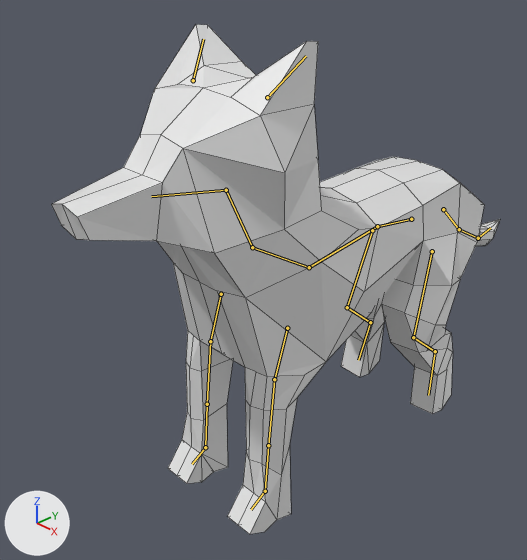
One commit to the Blender file art/model/wolf_model_0.1.blend: the scene before it, then after it.
Both versions are drawn from a 50 mm camera at (8.75, -10.37, 6.01) aimed at (-0.87, -1.16, -0.6). The lights are fixed; the arrows at lower left show +X, +Y and +Z. The bones that bend it are drawn over the model as lines. Mesh edges are drawn as thin lines.

Objects in the first picture: 'wolfmesh'.
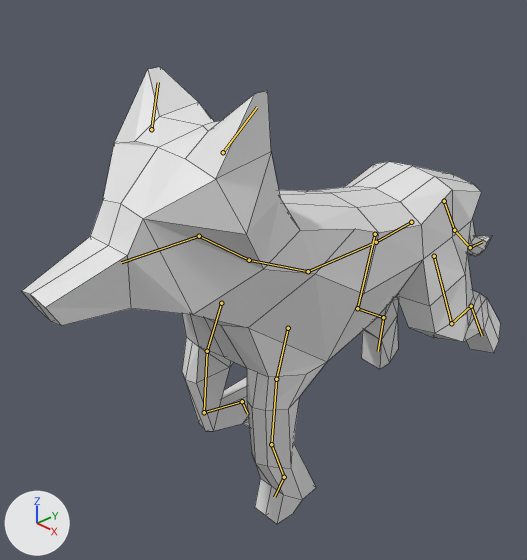
The newer file adds an action. The first version stands in its rest pose; the second is drawn at frame 16 of the action 'run_wip'.

What differs and where, as boxes [x1, y1, x2, y2] in the pictures (527 x 560 px):
'wolfmesh', posed (7% wider, 10% shorter)
    before: [52, 24, 500, 534]
    after: [22, 67, 501, 524]
bone 'spine1.origin', root to tip
    before: (411, 219) to (377, 226)
    after: (411, 222) to (376, 242)
bone 'spine2', root to tip
    before: (377, 226) to (309, 267)
    after: (376, 242) to (308, 271)
bone 'spine3', root to tip
    before: (309, 267) to (252, 247)
    after: (308, 271) to (249, 260)
bone 'neck', root to tip
    before: (252, 247) to (226, 190)
    after: (249, 260) to (199, 236)
bone 'head', root to tip
    before: (226, 190) to (151, 196)
    after: (199, 236) to (121, 262)
bone 'frontleg1.l', root to tip
    before: (287, 328) to (274, 379)
    after: (288, 328) to (276, 379)
bone 'frontleg3.l', root to tip
    before: (268, 445) to (265, 491)
    after: (271, 444) to (284, 477)
bone 'frontleg1.r', root to tip
    before: (221, 294) to (210, 341)
    after: (221, 303) to (207, 351)
bone 'frontleg2.r', root to tip
    before: (210, 341) to (207, 404)
    after: (207, 351) to (204, 412)
bone 'frontleg3.r', root to tip
    before: (207, 404) to (205, 447)
    after: (204, 412) to (242, 401)
bone 'hindleg1.l', root to tip
    before: (432, 251) to (413, 337)
    after: (434, 256) to (451, 323)
bone 'hindleg2.l', root to tip
    before: (413, 337) to (435, 351)
    after: (451, 323) to (471, 306)
bone 'tail1', root to tip
    before: (443, 209) to (459, 229)
    after: (444, 201) to (454, 230)
bone 'hindleg1.r', root to tip
    before: (372, 230) to (347, 307)
    after: (375, 234) to (357, 308)
bone 'hindleg2.r', root to tip
    before: (347, 307) to (370, 322)
    after: (357, 308) to (383, 317)
bone 'hindpaw.r', root to tip
    before: (370, 322) to (358, 360)
    after: (383, 317) to (378, 351)

The change, as a list of edits to the scene's bpy script:
```text
Change bone_spine1_origin:
    where bone_spine1_origin = bpy.data.objects['Armature'].pose.bones['spine1.origin']  # child of 'origin'
    bone_spine1_origin.location: (0.0, 0.0, 0.0) -> (0.0, -0.01, 0.07)
    bone_spine1_origin.rotation_quaternion: (1.0, 0.0, 0.0, 0.0) -> (0.994, 0.113, 0.0, 0.0)  # degrees (0, 0, 0) -> degrees (13, 0, 0)
Change bone_spine2:
    where bone_spine2 = bpy.data.objects['Armature'].pose.bones['spine2']  # child of 'spine1.origin'
    bone_spine2.rotation_quaternion: (1.0, 0.0, 0.0, 0.0) -> (0.984, -0.177, 0.0, 0.0)  # degrees (0, 0, 0) -> degrees (-20, 0, 0)
Change bone_spine3:
    where bone_spine3 = bpy.data.objects['Armature'].pose.bones['spine3']  # child of 'spine2'
    bone_spine3.rotation_quaternion: (1.0, 0.0, 0.0, 0.0) -> (0.994, 0.107, 0.0, 0.0)  # degrees (0, 0, 0) -> degrees (12, 0, 0)
Change bone_neck:
    where bone_neck = bpy.data.objects['Armature'].pose.bones['neck']  # child of 'spine3'
    bone_neck.rotation_quaternion: (1.0, 0.0, 0.0, 0.0) -> (0.978, 0.206, 0.0, 0.0)  # degrees (0, 0, 0) -> degrees (24, 0, 0)
Change bone_head:
    where bone_head = bpy.data.objects['Armature'].pose.bones['head']  # child of 'neck'
    bone_head.rotation_quaternion: (1.0, 0.0, 0.0, 0.0) -> (0.986, -0.166, 0.0, 0.0)  # degrees (0, 0, 0) -> degrees (-19, 0, 0)
Change bone_frontleg1_l:
    where bone_frontleg1_l = bpy.data.objects['Armature'].pose.bones['frontleg1.l']  # child of 'spine3'
    bone_frontleg1_l.location: (0.0, 0.0, 0.0) -> (0.0, -0.2, -0.04)
    bone_frontleg1_l.rotation_quaternion: (1.0, 0.0, 0.0, 0.0) -> (1.0, -0.029, 0.0, 0.0)  # degrees (0, 0, 0) -> degrees (-3, 0, 0)
Change bone_frontleg3_l:
    where bone_frontleg3_l = bpy.data.objects['Armature'].pose.bones['frontleg3.l']  # child of 'frontleg2.l'
    bone_frontleg3_l.rotation_quaternion: (1.0, 0.0, 0.0, 0.0) -> (0.982, 0.19, 0.0, 0.0)  # degrees (0, 0, 0) -> degrees (22, 0, 0)
Change bone_frontleg1_r:
    where bone_frontleg1_r = bpy.data.objects['Armature'].pose.bones['frontleg1.r']  # child of 'spine3'
    bone_frontleg1_r.rotation_quaternion: (1.0, 0.0, 0.0, 0.0) -> (0.995, -0.102, 0.0, 0.0)  # degrees (0, 0, 0) -> degrees (-12, 0, 0)
Change bone_frontleg2_r:
    where bone_frontleg2_r = bpy.data.objects['Armature'].pose.bones['frontleg2.r']  # child of 'frontleg1.r'
    bone_frontleg2_r.rotation_quaternion: (1.0, 0.0, 0.0, 0.0) -> (0.998, 0.061, 0.0, 0.0)  # degrees (0, 0, 0) -> degrees (7, 0, 0)
Change bone_frontleg3_r:
    where bone_frontleg3_r = bpy.data.objects['Armature'].pose.bones['frontleg3.r']  # child of 'frontleg2.r'
    bone_frontleg3_r.rotation_quaternion: (1.0, 0.0, 0.0, 0.0) -> (0.759, 0.652, 0.0, 0.0)  # degrees (0, 0, 0) -> degrees (81, 0, 0)
Change bone_hindleg1_l:
    where bone_hindleg1_l = bpy.data.objects['Armature'].pose.bones['hindleg1.l']  # child of 'spine1.origin'
    bone_hindleg1_l.rotation_quaternion: (1.0, 0.0, 0.0, 0.0) -> (0.973, 0.199, -0.087, -0.035)  # degrees (0, 0, 0) -> degrees (24, -9, -6)
Change bone_hindleg2_l:
    where bone_hindleg2_l = bpy.data.objects['Armature'].pose.bones['hindleg2.l']  # child of 'hindleg1.l'
    bone_hindleg2_l.rotation_quaternion: (1.0, 0.0, 0.0, 0.0) -> (1.0, 0.011, -0.002, -0.002)  # degrees (0, 0, 0) -> degrees (1, 0, 0)
Change bone_tail1:
    where bone_tail1 = bpy.data.objects['Armature'].pose.bones['tail1']  # child of 'spine1.origin'
    bone_tail1.rotation_quaternion: (1.0, 0.0, 0.0, 0.0) -> (0.975, -0.224, 0.0, 0.0)  # degrees (0, 0, 0) -> degrees (-26, 0, 0)
Change bone_hindleg1_r:
    where bone_hindleg1_r = bpy.data.objects['Armature'].pose.bones['hindleg1.r']  # child of 'spine1.origin'
    bone_hindleg1_r.location: (0.0, 0.0, 0.0) -> (0.0, -0.01, 0.0)
    bone_hindleg1_r.rotation_quaternion: (1.0, 0.0, 0.0, 0.0) -> (0.985, -0.029, 0.019, 0.008)  # degrees (0, 0, 0) -> degrees (-3, 2, 1)
Change bone_hindleg2_r:
    where bone_hindleg2_r = bpy.data.objects['Armature'].pose.bones['hindleg2.r']  # child of 'hindleg1.r'
    bone_hindleg2_r.rotation_quaternion: (1.0, 0.0, 0.0, 0.0) -> (1.0, -0.015, 0.0, 0.0)  # degrees (0, 0, 0) -> degrees (-2, 0, 0)
Change bone_hindpaw_r:
    where bone_hindpaw_r = bpy.data.objects['Armature'].pose.bones['hindpaw.r']  # child of 'hindleg2.r'
    bone_hindpaw_r.rotation_quaternion: (1.0, 0.0, 0.0, 0.0) -> (0.998, 0.055, -0.006, -0.005)  # degrees (0, 0, 0) -> degrees (6, -1, -1)
```
